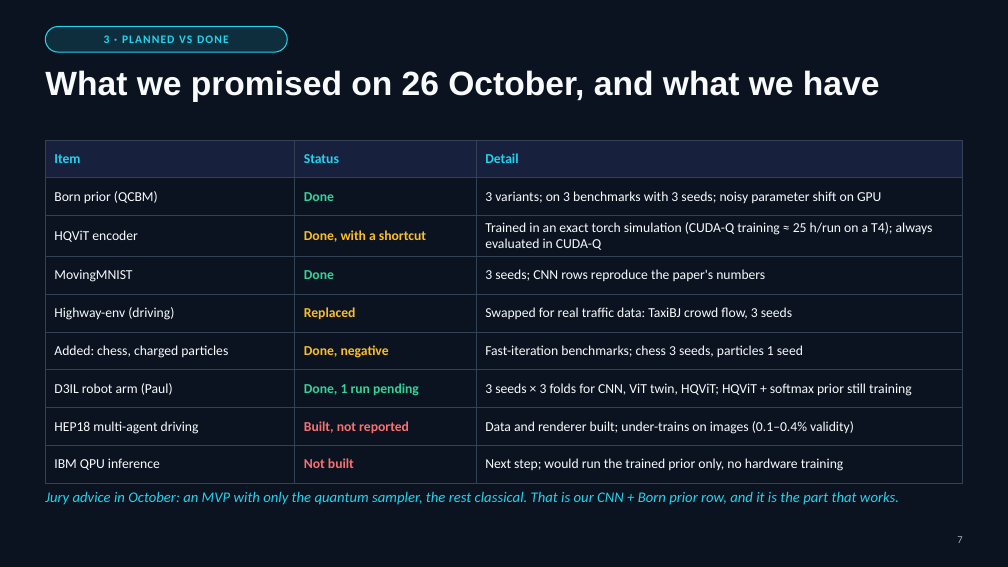
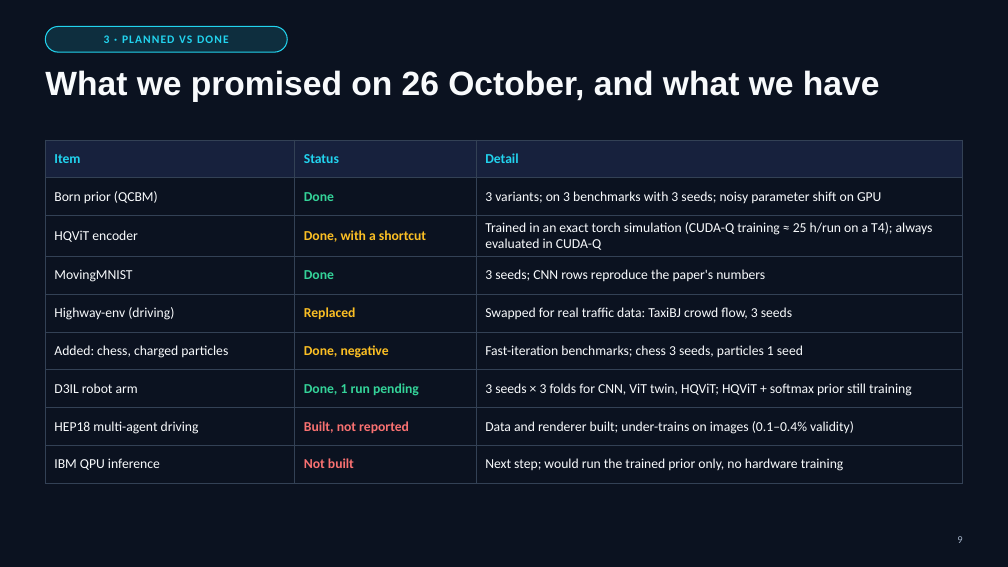
Before and after one commit to Brigada-Inginerilor-Amarati/Q2-JEPA, a slide deck: slide 9 of presentation/Q2-JEPA-demo-day.pptx (slide 7 before the commit). Drawn at 1008x567 pixels with LibreOffice and Linux fonts; fonts in the diff are those of the drawing. Boxes give left, top, right and bottom in pixels: in the first picture for what was removed or moved away, otherwise in the second. Text is boxed around its words. In the diff, an @@ line names an element or a change of style, - is before the commit and + after.

```diff
--- a/presentation/Q2-JEPA-demo-day.pptx
+++ b/presentation/Q2-JEPA-demo-day.pptx
@@ table at (45, 140, 963, 482) @@
-row 7, column 1: D3IL robot arm (Paul)
+row 7, column 1: D3IL robot arm
@@ text removed at (45, 491, 899, 505) @@
-Jury advice in October: an MVP with only the quantum sampler, the rest classical. That is our CNN + Born prior row, and it is the part that works.
```
Also in this commit, not shown: 6 other slides changed, 3 slides added, 1 slide removed.
